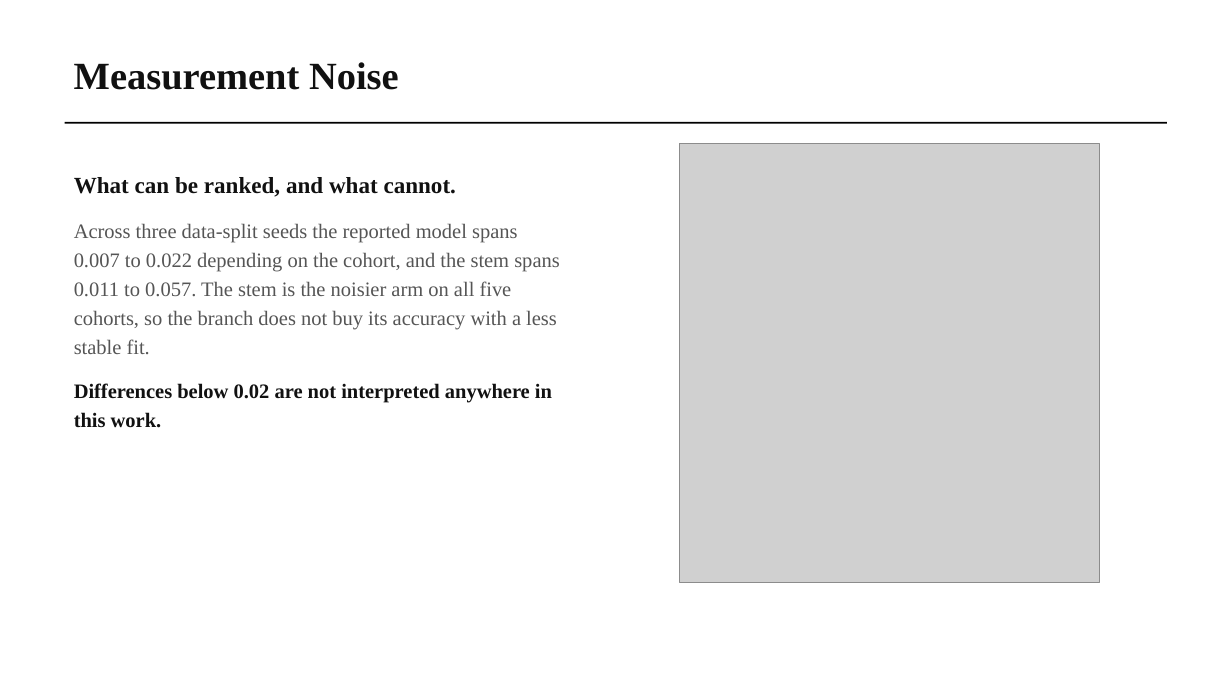
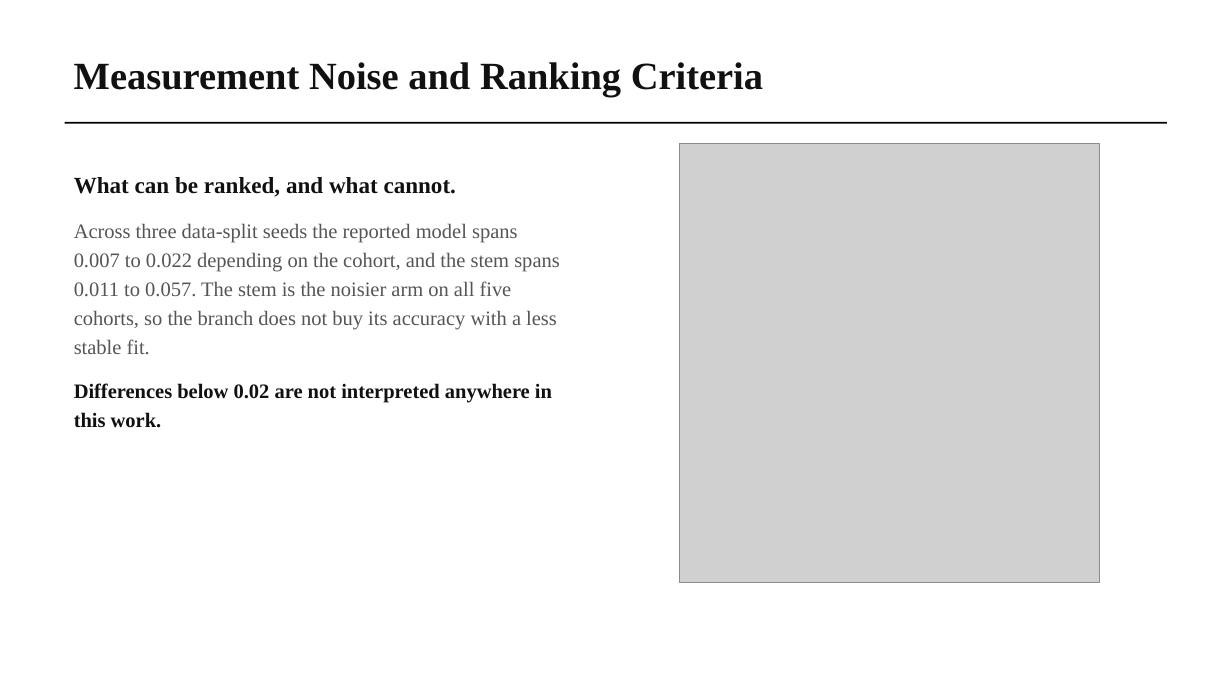
Before and after one commit to wshuv-o/calmnet, a slide deck: slide 19 of presentation/CALM-Net_final_presentation.pptx. Drawn at 1232x693 pixels with LibreOffice and Linux fonts; fonts in the diff are those of the drawing; grey boxes stand for pictures. Boxes give left, top, right and bottom in pixels: in the first picture for what was removed or moved away, otherwise in the second. Text is boxed around its words. In the diff, an @@ line names an element or a change of style, - is before the commit and + after.

```diff
--- a/presentation/CALM-Net_final_presentation.pptx
+++ b/presentation/CALM-Net_final_presentation.pptx
@@ text at box(74, 62, 763, 97): text changed @@
-Measurement Noise
+Measurement Noise and Ranking Criteria
```
Also in this commit, not shown: 13 other slides changed, 2 other files.
